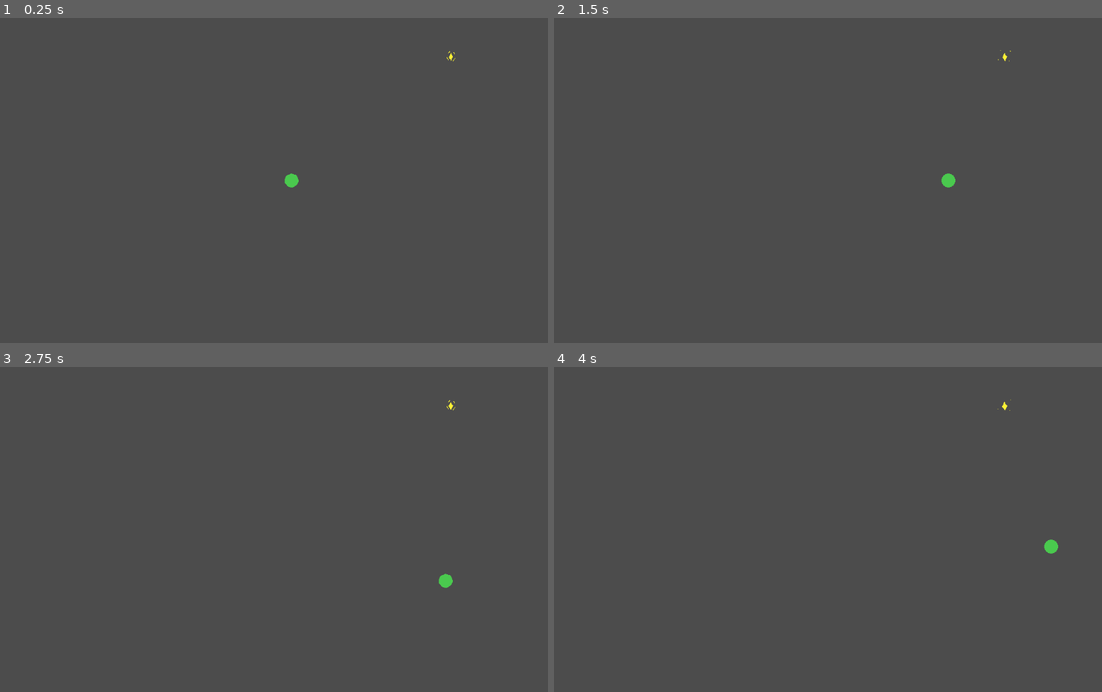
Above: before the commit, frames 1-4 (two rows, left to right).
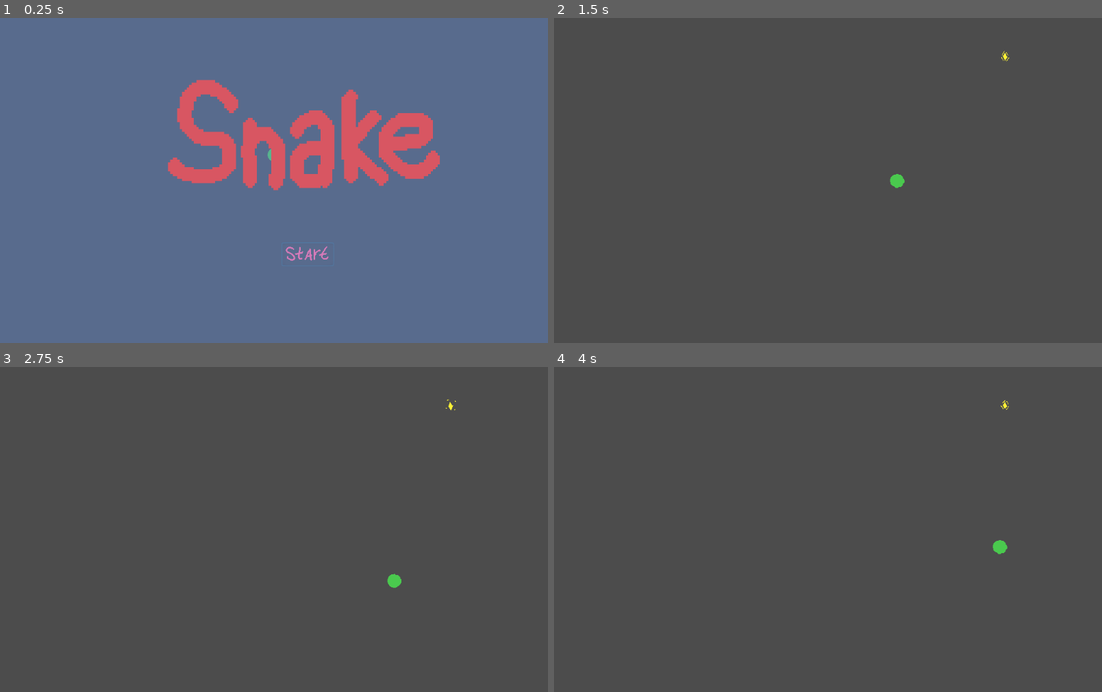
Above: after the commit, the same moments.

Repository: skarnl/godot--snake
Game: Godot game, scene res://Main.tscn
Two runs of this game, one before a commit and one after it. Both use one fixed random seed, a clock stepped at 60 frames per second and the inputs below. The project has no main scene, so this scene is started directly.
Inputs (mouse positions are in pixels of both pictures, inside the frame that each line leads up to):
- Up to frame 1 (0.25 s): no input
- Up to frame 2 (1.5 s): click (860, 255) at 0.52 s; tap Enter at 1.25 s; move the mouse to (948, 164) at 1.27 s; hold Right (ui_right) from 1.28 s (still down)
- Up to frame 3 (2.75 s): move the mouse to (164, 545) at 2.02 s; release Right (ui_right) at 2.03 s; hold Down (ui_down) from 2.03 s (still down)
- Up to frame 4 (4 s): move the mouse to (882, 458) at 2.77 s; release Down (ui_down) at 2.78 s; hold Right (ui_right) 2.78-3.53 s; move the mouse to (800, 594) at 3.52 s; hold Up (ui_up) from 3.53 s (still down)

The runs differ from the first frame. In frame 1, 100% of the frame differs, in the area x 0-100%, y 0-100%; in frame 2, 0.2%; in frame 3, 0.2%; in frame 4, 0.2%.

Commit message:
Add main menu with animating buttons and title

Diff:
--- a/snake/Main.gd
+++ b/snake/Main.gd
@@ -2,6 +2,7 @@
 
 
 onready var game_over_screen = $HUD/GameOverScreen
+onready var main_menu = $HUD/MainMenu
 
 var snapePartInstance = preload("res://SnakePart.tscn")
 var snake_parts = []
@@ -10,13 +11,13 @@
 
 func _ready():
 	screen_size = get_viewport().size
+	$Snake.set_size(screen_size)
 	$Snake.connect("moved", self, "_on_Snake_moved")
 
 
 	$CandySpawner.connect("candy_eaten", self, "on_Candy_candy_eaten")
-	$CandySpawner.start(screen_size)
 
-	reset()
+	main_menu.connect("start_game", self, "_on_MainMenu_start_game")
 
 
 
@@ -37,7 +38,8 @@
 
 	yield(get_tree().create_timer(5.0), "timeout")
 
-	reset()
+	game_over_screen.reset()
+	main_menu.show()
 
 
 func _on_Snake_moved(previous_position):
@@ -50,6 +52,10 @@
 			_trigger_game_over()
 			break
 
+func _on_MainMenu_start_game():
+	main_menu.hide()
+	reset()
+
 
 func reset():
 	for i in range(1, snake_parts.size()):
@@ -61,5 +67,6 @@
 	$Snake.position = Vector2(screen_size.x / 2, screen_size.y / 2)
 
 	game_over_screen.reset()
+	$CandySpawner.start(screen_size)
 
 	get_tree().paused = false
--- a/snake/Main.tscn
+++ b/snake/Main.tscn
@@ -1,9 +1,10 @@
-[gd_scene load_steps=5 format=2]
+[gd_scene load_steps=6 format=2]
 
 [ext_resource path="res://SnakeHead.tscn" type="PackedScene" id=1]
 [ext_resource path="res://CandySpawner.tscn" type="PackedScene" id=2]
 [ext_resource path="res://Main.gd" type="Script" id=3]
 [ext_resource path="res://GameOverScreen.tscn" type="PackedScene" id=4]
+[ext_resource path="res://MainMenu.tscn" type="PackedScene" id=5]
 
 [node name="Main" type="Node2D"]
 script = ExtResource( 3 )
@@ -13,6 +14,8 @@
 [node name="GameOverScreen" parent="HUD" instance=ExtResource( 4 )]
 visible = false
 
+[node name="MainMenu" parent="HUD" instance=ExtResource( 5 )]
+
 [node name="SnakeParts" type="Node2D" parent="."]
 
 [node name="CandySpawner" parent="." instance=ExtResource( 2 )]
--- /dev/null
+++ b/snake/MainMenu.gd
@@ -0,0 +1,27 @@
+extends Control
+
+signal start_game
+
+# Called when the node enters the scene tree for the first time.
+func _ready():
+	get_tree().paused = true
+
+	$Button.grab_focus()
+
+
+# Called every frame. 'delta' is the elapsed time since the previous frame.
+#func _process(delta):
+#	pass
+
+
+func _on_Button_mouse_entered():
+	$Button/Sprite.play()
+
+
+func _on_Button_mouse_exited():
+	$Button/Sprite.stop()
+
+
+func _on_Button_pressed():
+	emit_signal("start_game")
+	hide()
--- /dev/null
+++ b/snake/MainMenu.tscn
@@ -0,0 +1,110 @@
+[gd_scene load_steps=16 format=2]
+
+[ext_resource path="res://MainMenu.gd" type="Script" id=1]
+[ext_resource path="res://title-spritesheet.png" type="Texture" id=2]
+[ext_resource path="res://start-button.png" type="Texture" id=3]
+
+[sub_resource type="AtlasTexture" id=1]
+atlas = ExtResource( 2 )
+region = Rect2( 0, 0, 128, 64 )
+
+[sub_resource type="AtlasTexture" id=2]
+atlas = ExtResource( 2 )
+region = Rect2( 128, 0, 128, 64 )
+
+[sub_resource type="AtlasTexture" id=3]
+atlas = ExtResource( 2 )
+region = Rect2( 256, 0, 128, 64 )
+
+[sub_resource type="AtlasTexture" id=4]
+atlas = ExtResource( 2 )
+region = Rect2( 384, 0, 128, 64 )
+
+[sub_resource type="AtlasTexture" id=5]
+atlas = ExtResource( 2 )
+region = Rect2( 512, 0, 128, 64 )
+
+[sub_resource type="AtlasTexture" id=6]
+atlas = ExtResource( 2 )
+region = Rect2( 640, 0, 128, 64 )
+
+[sub_resource type="SpriteFrames" id=7]
+animations = [ {
+"frames": [ SubResource( 1 ), SubResource( 2 ), SubResource( 3 ), SubResource( 4 ), SubResource( 5 ), SubResource( 6 ) ],
+"loop": true,
+"name": "title",
+"speed": 5.0
+} ]
+
+[sub_resource type="AtlasTexture" id=8]
+atlas = ExtResource( 3 )
+region = Rect2( 0, 0, 80, 30 )
+
+[sub_resource type="AtlasTexture" id=9]
+atlas = ExtResource( 3 )
+region = Rect2( 80, 0, 80, 30 )
+
+[sub_resource type="AtlasTexture" id=10]
+atlas = ExtResource( 3 )
+region = Rect2( 160, 0, 80, 30 )
+
+[sub_resource type="AtlasTexture" id=11]
+atlas = ExtResource( 3 )
+region = Rect2( 240, 0, 80, 30 )
+
+[sub_resource type="SpriteFrames" id=12]
+animations = [ {
+"frames": [ SubResource( 8 ), SubResource( 9 ), SubResource( 10 ), SubResource( 11 ) ],
+"loop": true,
+"name": "default",
+"speed": 5.0
+} ]
+
+[node name="MainMenu" type="Control"]
+pause_mode = 2
+margin_right = 40.0
+margin_bottom = 40.0
+script = ExtResource( 1 )
+__meta__ = {
+"_edit_use_anchors_": false
+}
+
+[node name="ColorRect" type="ColorRect" parent="."]
+anchor_right = 1.0
+anchor_bottom = 1.0
+margin_right = 984.0
+margin_bottom = 568.0
+color = Color( 0.419608, 0.596078, 0.929412, 0.407843 )
+__meta__ = {
+"_edit_lock_": true,
+"_edit_use_anchors_": false
+}
+
+[node name="Sprite" type="AnimatedSprite" parent="."]
+position = Vector2( 270.115, 72.6249 )
+scale = Vector2( 4.38274, 4.38274 )
+frames = SubResource( 7 )
+animation = "title"
+frame = 2
+speed_scale = 2.3
+playing = true
+centered = false
+
+[node name="Button" type="Button" parent="."]
+margin_left = 526.0
+margin_top = 420.0
+margin_right = 624.0
+margin_bottom = 464.0
+flat = true
+__meta__ = {
+"_edit_use_anchors_": false
+}
+
+[node name="Sprite" type="AnimatedSprite" parent="Button"]
+position = Vector2( 48.2601, 18.5616 )
+frames = SubResource( 12 )
+frame = 3
+speed_scale = 1.2
+[connection signal="mouse_entered" from="Button" to="." method="_on_Button_mouse_entered"]
+[connection signal="mouse_exited" from="Button" to="." method="_on_Button_mouse_exited"]
+[connection signal="pressed" from="Button" to="." method="_on_Button_pressed"]
--- a/snake/Player.gd
+++ b/snake/Player.gd
@@ -12,6 +12,7 @@
 	DOWN
 }
 
+var _screen_size
 var previous_position
 var direction = RIGHT
 var future_direction = RIGHT
@@ -55,4 +56,17 @@
 		DOWN:
 			position.y += step_size
 
+	if position.x > _screen_size.x:
+		position.x = 32
+	elif position.x < 0:
+		position.x = _screen_size.x
+
+	if position.y > _screen_size.y:
+		position.y = 32
+	elif position.y < 0:
+		position.y = _screen_size.y
+
 	emit_signal("moved", previous_position)
+
+func set_size(screen_size):
+	_screen_size = screen_size
Binary file added: snake/start-button.png
Not shown, added: snake/start-button.png.import
Binary file added: snake/title-spritesheet.png
Not shown, added: snake/title-spritesheet.png.import
